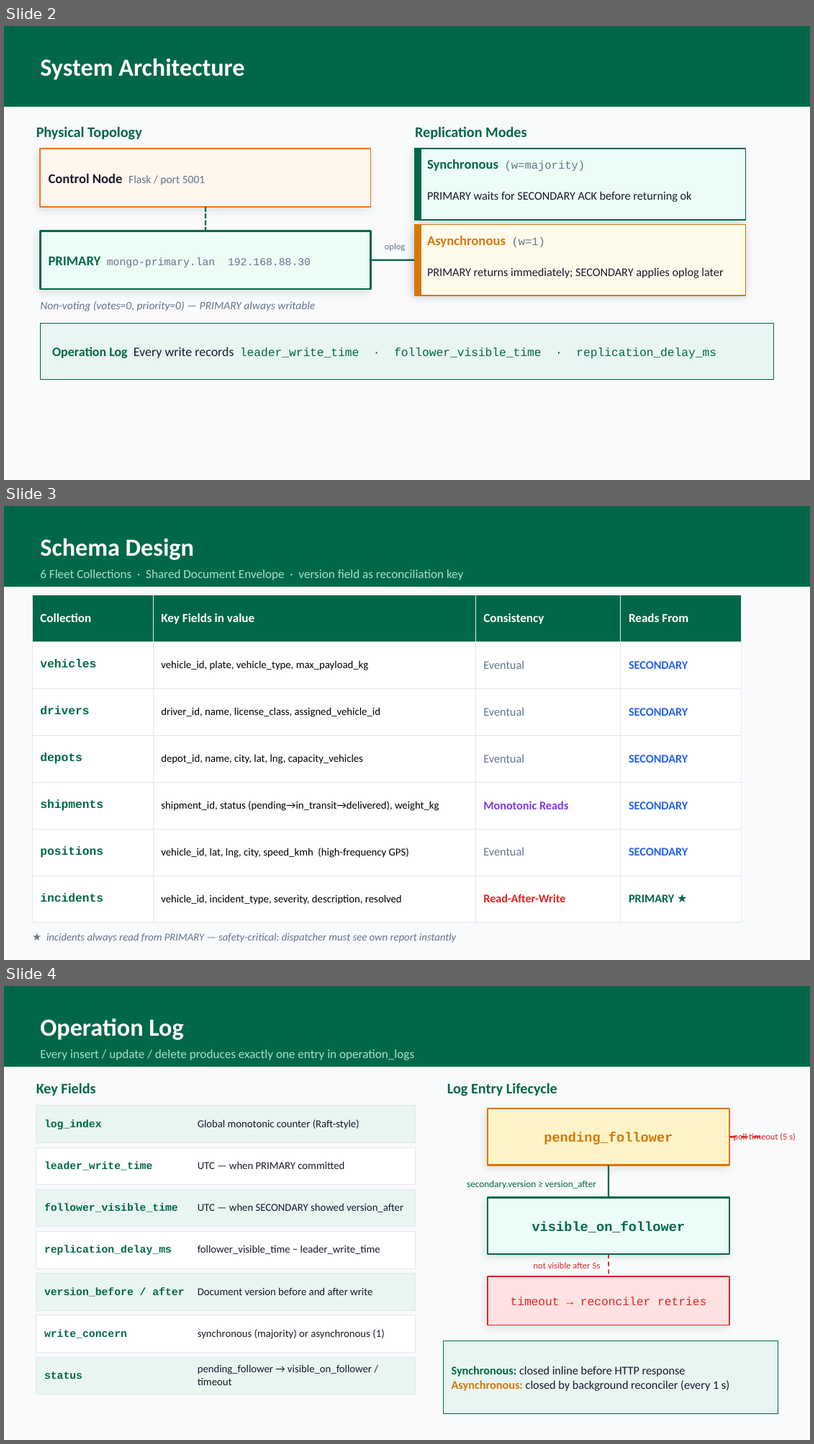
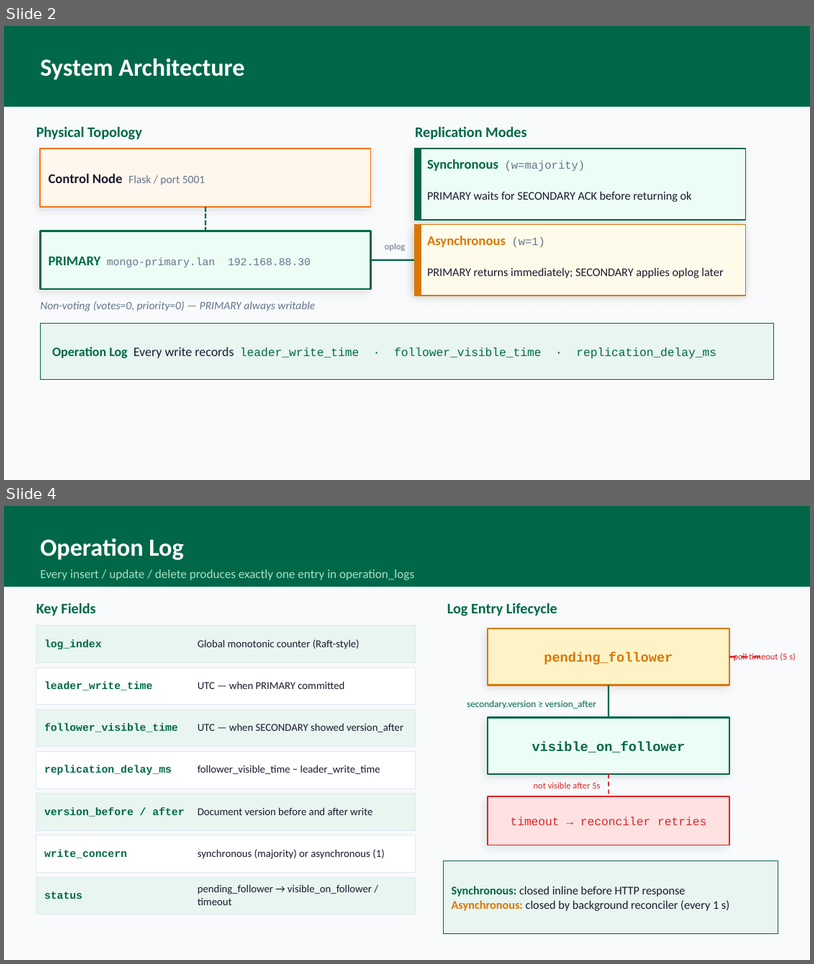
Before and after one commit to mertkarahan955/ceng465_project, a slide deck: presentation/report_presentation.pptx. Shown one above the other, each under a label of ours: slides 2, 3 and 4 before the commit, slides 2 and 4 after it; the slides between them are not shown. The pictures are 814x1444 and 814x964 pixels, drawn with LibreOffice and Linux fonts; fonts in the diff are those of the drawing. Boxes give left, top, right and bottom in pixels: in the first picture for what was removed or moved away, otherwise in the second. Text is boxed around its words. In the diff, an @@ line names an element or a change of style, - is before the commit and + after.

```diff
--- a/presentation/report_presentation.pptx
+++ b/presentation/report_presentation.pptx
@@ slide 3 removed at [4,506,810,960], background #F8FAFB @@
@@ rectangle removed at [4,506,810,587] @@
@@ text removed at [40,538,194,560] @@
-Schema Design
@@ text removed at [40,569,463,580] @@
-6 Fleet Collections · Shared Document Envelope · version field as reconciliation key
@@ table removed at [32,595,742,909], 7 rows, 4 columns @@
-Collection | Key Fields in value | Consistency | Reads From
-vehicles | vehicle_id, plate, vehicle_type, max_payload_kg | Eventual | SECONDARY
-drivers | driver_id, name, license_class, assigned_vehicle_id | Eventual | SECONDARY
-depots | depot_id, name, city, lat, lng, capacity_vehicles | Eventual | SECONDARY
-shipments | shipment_id, status (pending→in_transit→delivered), weight_kg | Monotonic Reads | SECONDARY
-positions | vehicle_id, lat, lng, city, speed_kmh (high-frequency GPS) | Eventual | SECONDARY
-incidents | vehicle_id, incident_type, severity, description, resolved | Read-After-Write | PRIMARY ★
@@ text removed at [46,933,456,942] @@
-★ incidents always read from PRIMARY — safety-critical: dispatcher must see own report instantly
```
Also in this commit, not shown: 3 slides changed, 1 slide added, 12 other files.
